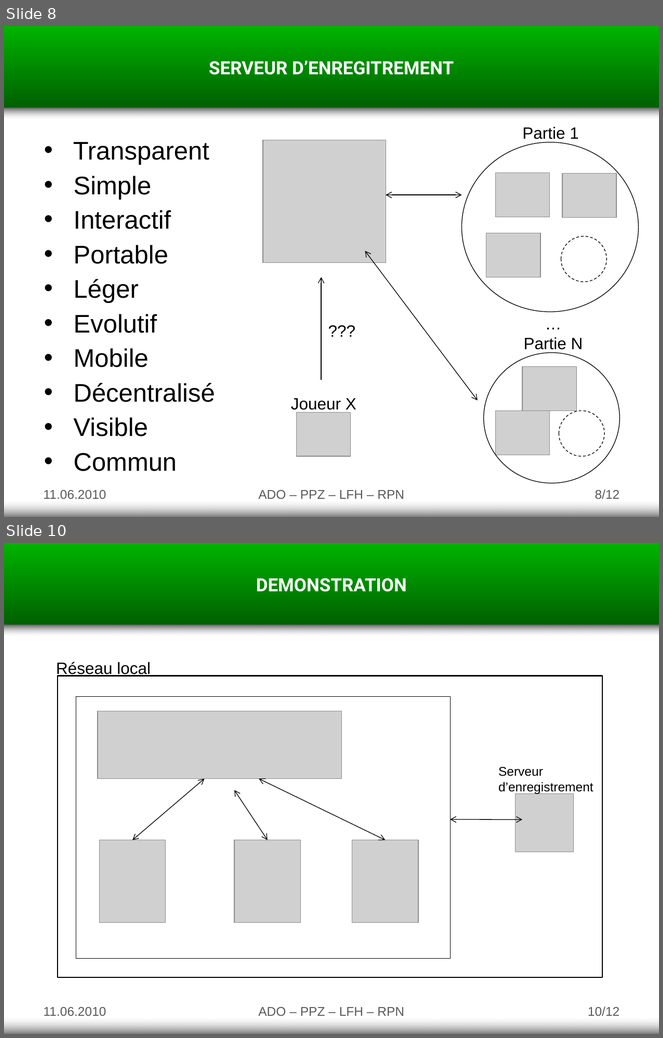
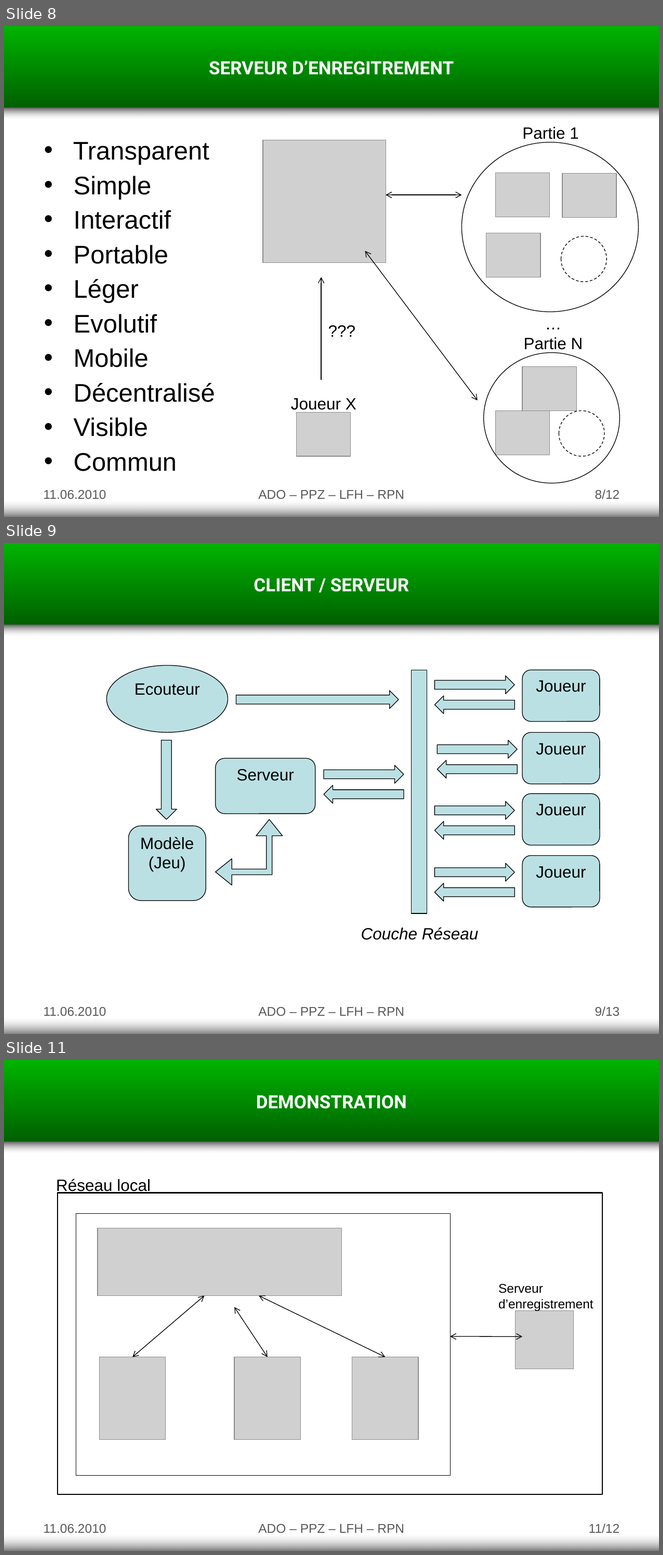
Before and after one commit to Adolio/asd-tower-defense, a slide deck: documents/v2.0/Presentation final ASD - Tower Defense v2.0.pptx. Shown one above the other, each under a label of ours: slides 8 and 10 before the commit, slides 8, 9 and 11 after it; the slides between them are not shown. The pictures are 663x1038 and 663x1555 pixels, drawn with LibreOffice and Linux fonts; fonts in the diff are those of the drawing; grey boxes stand for pictures; background and template pictures are left out. Boxes give left, top, right and bottom in pixels: in the first picture for what was removed or moved away, otherwise in the second. Text is boxed around its words. In the diff, an @@ line names an element or a change of style, - is before the commit and + after.

```diff
--- a/documents/v2.0/Presentation final ASD - Tower Defense v2.0.pptx
+++ b/documents/v2.0/Presentation final ASD - Tower Defense v2.0.pptx
@@ slide 9 added at [4, 543, 659, 1034], background #FFFFFF @@
@@ rectangle added at [4, 543, 659, 625], fill gradient #00B400 to #006000 @@
@@ text added at [254, 578, 409, 592], 20 pt, text #FFFFFF, bold @@
+CLIENT / SERVEUR
@@ rectangle added at [4, 625, 659, 636], fill gradient #5F5F5F to #DDDDDD @@
@@ ellipse added at [107, 666, 228, 732], fill #BBE0E3, outline #000000 0.75 pt, 18 pt, text #000000 @@
+Ecouteur
@@ rectangle added at [412, 670, 427, 914], fill #BBE0E3, outline #000000 0.75 pt @@
@@ right arrow added at [435, 676, 515, 694], fill #BBE0E3, outline #000000 0.75 pt @@
@@ rounded rectangle added at [522, 670, 599, 722], fill #BBE0E3, outline #000000 0.75 pt, 18 pt, text #000000 @@
+Joueur
@@ right arrow added at [236, 691, 399, 709], fill #BBE0E3, outline #000000 0.75 pt @@
@@ right arrow added at [435, 696, 515, 714], fill #BBE0E3, outline #000000 0.75 pt @@
@@ down arrow added at [156, 740, 176, 820], fill #BBE0E3, outline #000000 0.75 pt @@
@@ right arrow added at [437, 740, 517, 759], fill #BBE0E3, outline #000000 0.75 pt @@
@@ rounded rectangle added at [522, 732, 599, 784], fill #BBE0E3, outline #000000 0.75 pt, 18 pt, text #000000 @@
+Joueur
@@ rounded rectangle added at [216, 759, 315, 814], fill #BBE0E3, outline #000000 0.75 pt, 18 pt, text #000000 @@
+Serveur
@@ right arrow added at [437, 760, 517, 779], fill #BBE0E3, outline #000000 0.75 pt @@
@@ right arrow added at [324, 766, 404, 784], fill #BBE0E3, outline #000000 0.75 pt @@
@@ right arrow added at [324, 785, 404, 804], fill #BBE0E3, outline #000000 0.75 pt @@
@@ right arrow added at [435, 802, 515, 820], fill #BBE0E3, outline #000000 0.75 pt @@
@@ rounded rectangle added at [522, 794, 599, 846], fill #BBE0E3, outline #000000 0.75 pt, 18 pt, text #000000 @@
+Joueur
@@ left up arrow added at [216, 820, 283, 885], fill #BBE0E3, outline #000000 0.75 pt @@
@@ right arrow added at [435, 822, 515, 840], fill #BBE0E3, outline #000000 0.75 pt @@
@@ rounded rectangle added at [128, 826, 206, 901], fill #BBE0E3, outline #000000 0.75 pt, 18 pt, text #000000 @@
+Modèle
+(Jeu)
@@ right arrow added at [435, 863, 515, 882], fill #BBE0E3, outline #000000 0.75 pt @@
@@ rounded rectangle added at [522, 856, 599, 908], fill #BBE0E3, outline #000000 0.75 pt, 18 pt, text #000000 @@
+Joueur
@@ right arrow added at [435, 884, 515, 902], fill #BBE0E3, outline #000000 0.75 pt @@
@@ text added at [361, 927, 479, 940], 18 pt, text #000000, italic @@
+Couche Réseau
@@ text added at [44, 1007, 106, 1016], 14 pt, text #595959 @@
+11.06.2010
@@ text added at [258, 1007, 404, 1016], 14 pt, text #595959 @@
+ADO – PPZ – LFH – RPN
@@ page number added at [595, 1007, 620, 1017], 14 pt, text #595959 @@
+9/13
@@ rectangle added at [4, 1018, 659, 1034], fill gradient #DDDDDD to #767676 @@
@@ what was slide 10 is now slide 11 @@
@@ page number at [589, 1524, 620, 1534]: text changed @@
-10/12
+11/12
```
Also in this commit, not shown: 1 slide changed, 1 other file.
